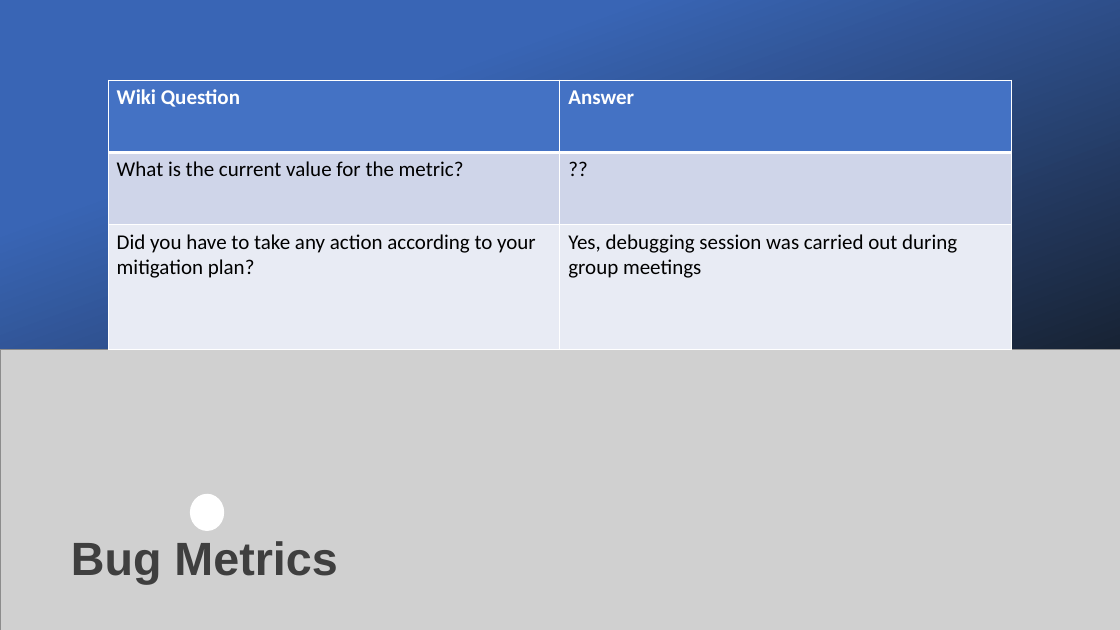
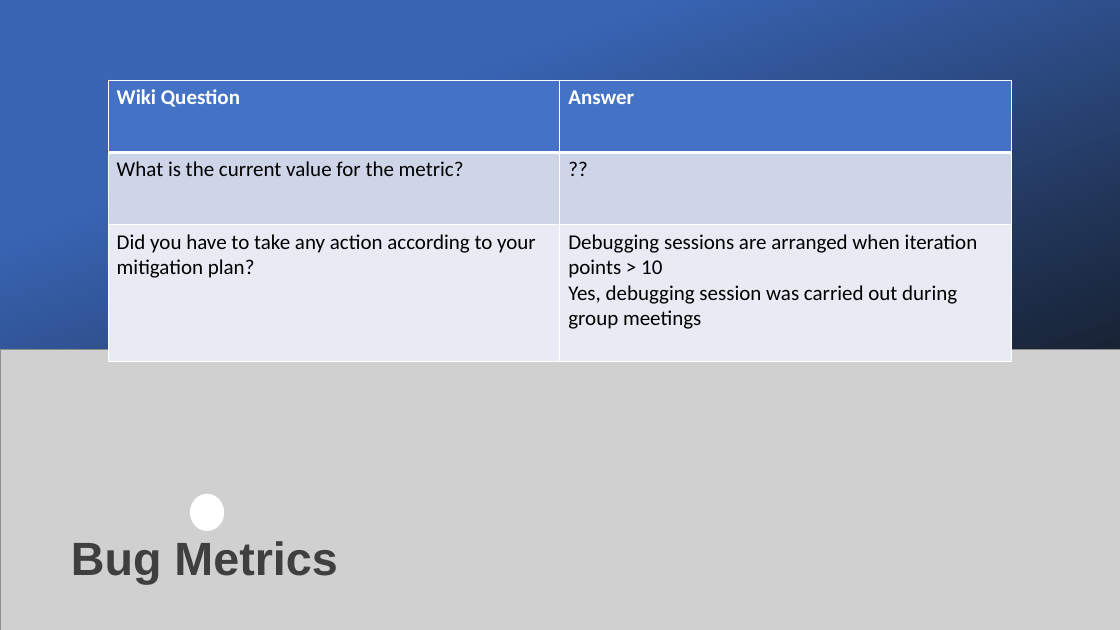
Before and after one commit to xbloh/Online-Course-Bidding-System-, a slide deck: slide 15 of presentations/Week 11 Online Review.pptx (slide 13 before the commit). Drawn at 1120x630 pixels with LibreOffice and Linux fonts; fonts in the diff are those of the drawing; grey boxes stand for pictures. Boxes give left, top, right and bottom in pixels: in the first picture for what was removed or moved away, otherwise in the second. Text is boxed around its words. In the diff, an @@ line names an element or a change of style, - is before the commit and + after.

```diff
--- a/presentations/Week 11 Online Review.pptx
+++ b/presentations/Week 11 Online Review.pptx
@@ table at (108,80,1012,359) @@
-row 3, column 2: Yes, debugging session was carried out during group meetings
+row 3, column 2: Debugging sessions are arranged when iteration points > 10 / Yes, debugging session was carried out during group meetings
```
Also in this commit, not shown: 2 other slides changed, 2 slides added, 1 other file.
